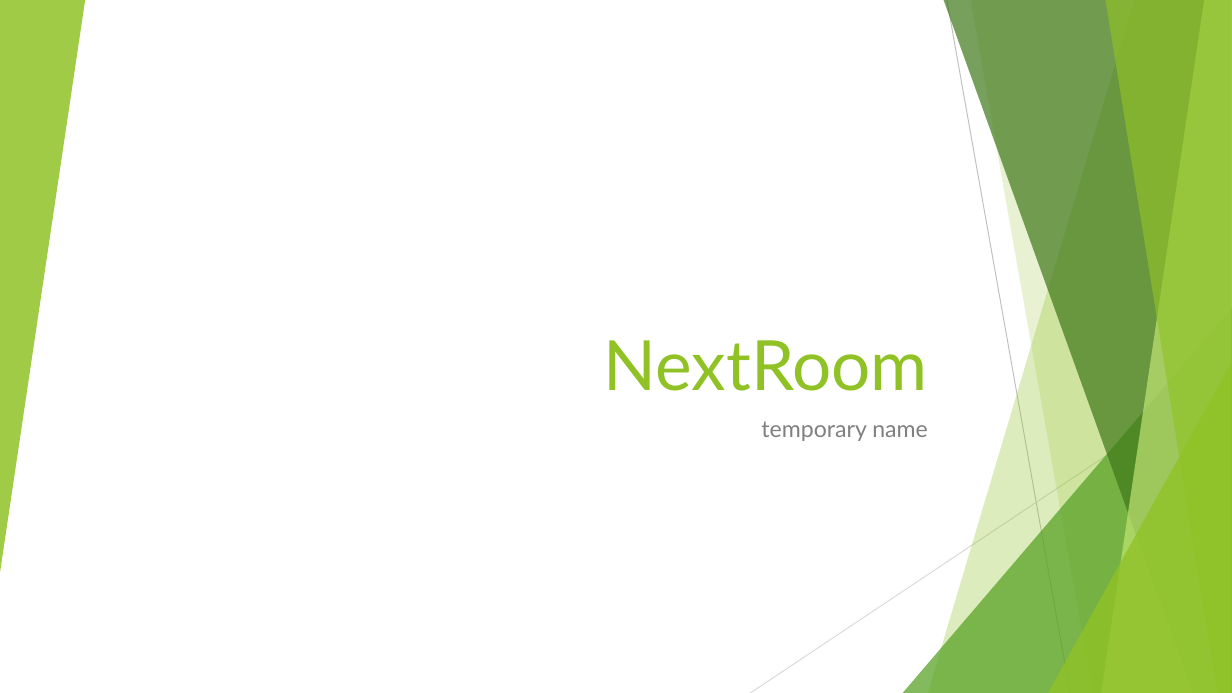
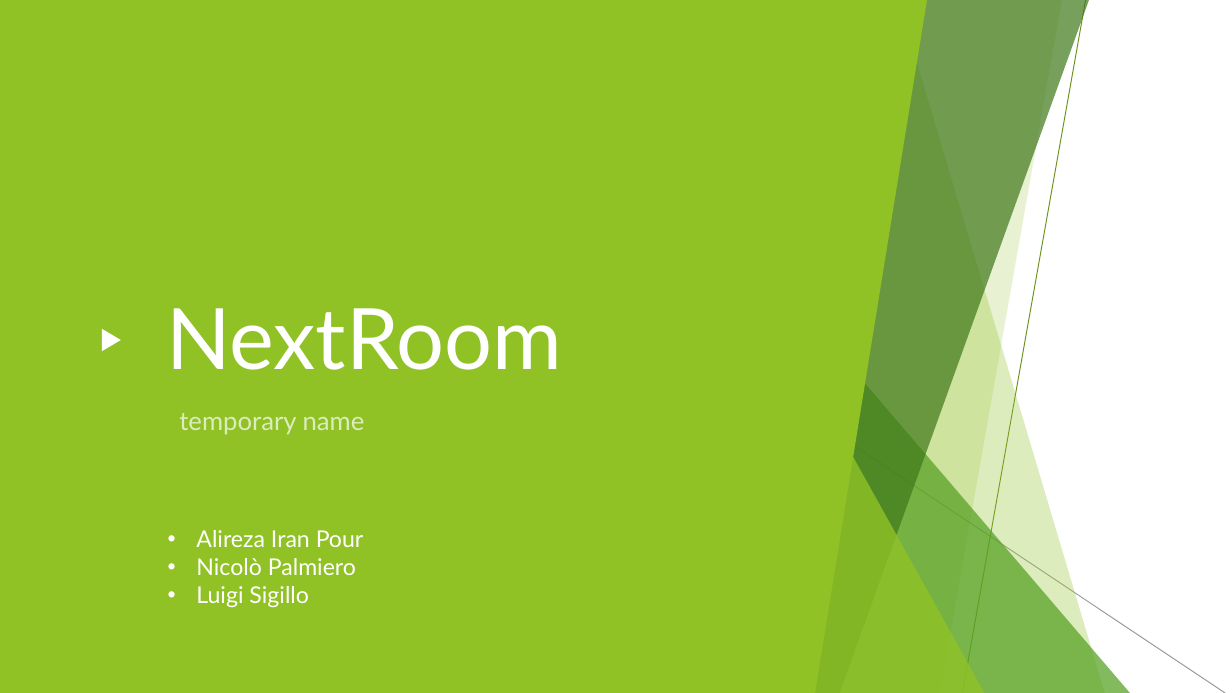
Before and after one commit to LuigiSigillo/NextRoom, a slide deck: slide 1 of Presentations/First presentation.pptx. Drawn at 1232x693 pixels with LibreOffice and Linux fonts; fonts in the diff are those of the drawing. Boxes give left, top, right and bottom in pixels: in the first picture for what was removed or moved away, otherwise in the second. Text is boxed around its words. In the diff, an @@ line names an element or a change of style, - is before the commit and + after.

Commit message:
updated the presentation

```diff
--- a/Presentations/First presentation.pptx
+++ b/Presentations/First presentation.pptx
@@ rectangle added at <box>0,0,1232,693</box>, fill #FFFFFF @@
@@ freeform shape added at <box>0,0,927,693</box>, fill #90C226 @@
@@ freeform shape added at <box>800,0,1062,693</box>, fill #90C226 at 20% opacity @@
@@ freeform shape added at <box>801,0,1105,693</box>, fill #90C226 at 30% opacity @@
@@ freeform shape added at <box>801,0,1090,693</box>, fill #3F7819 at 70% opacity @@
@@ line added from (1086, 0) to (963, 693), #6C921D 0.75 pt @@
@@ title "NextRoom": place and size @@
-title "NextRoom" at <box>604,340,928,391</box>
+title "NextRoom" at <box>166,308,562,370</box>
@@ title "NextRoom" at <box>166,308,562,370</box>: size 54 to 66 pt, text colour #90C226 to #FFFFFF; alignment right to left @@
@@ triangle added at <box>103,329,121,351</box>, fill #FFFFFF @@
@@ triangle added at <box>800,308,1129,693</box>, fill #54A021 at 72% opacity @@
@@ line added from (744, 372) to (1226, 693), #808080 0.75 pt @@
@@ triangle added at <box>801,363,985,693</box>, fill #90C226 at 80% opacity @@
@@ subtitle "temporary name": place and size @@
-subtitle "temporary name" at <box>761,421,928,441</box>
+subtitle "temporary name" at <box>179,413,365,435</box>
@@ subtitle "temporary name" at <box>179,413,365,435</box>: size 18 to 20 pt, text colour #808080 to #FFFFFF at 70% opacity; alignment right to left @@
@@ text added at <box>196,530,364,608</box>, 18 pt, text #FFFFFF @@
+• Alireza Iran Pour
+• Nicolò Palmiero
+• Luigi Sigillo
```
Also in this commit, not shown: 4 other slides changed.
